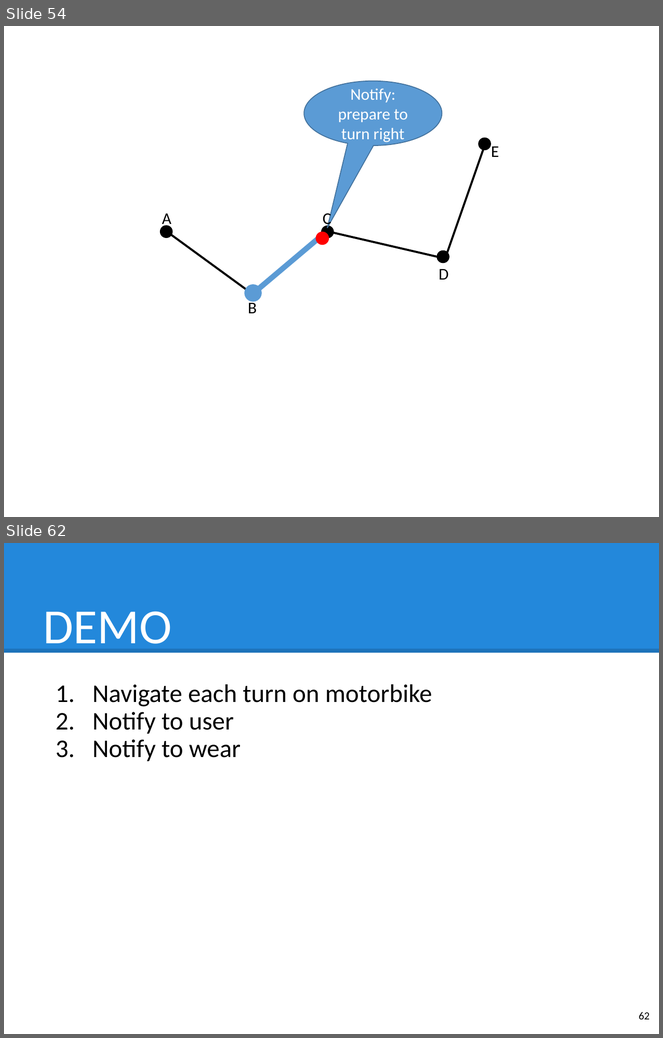
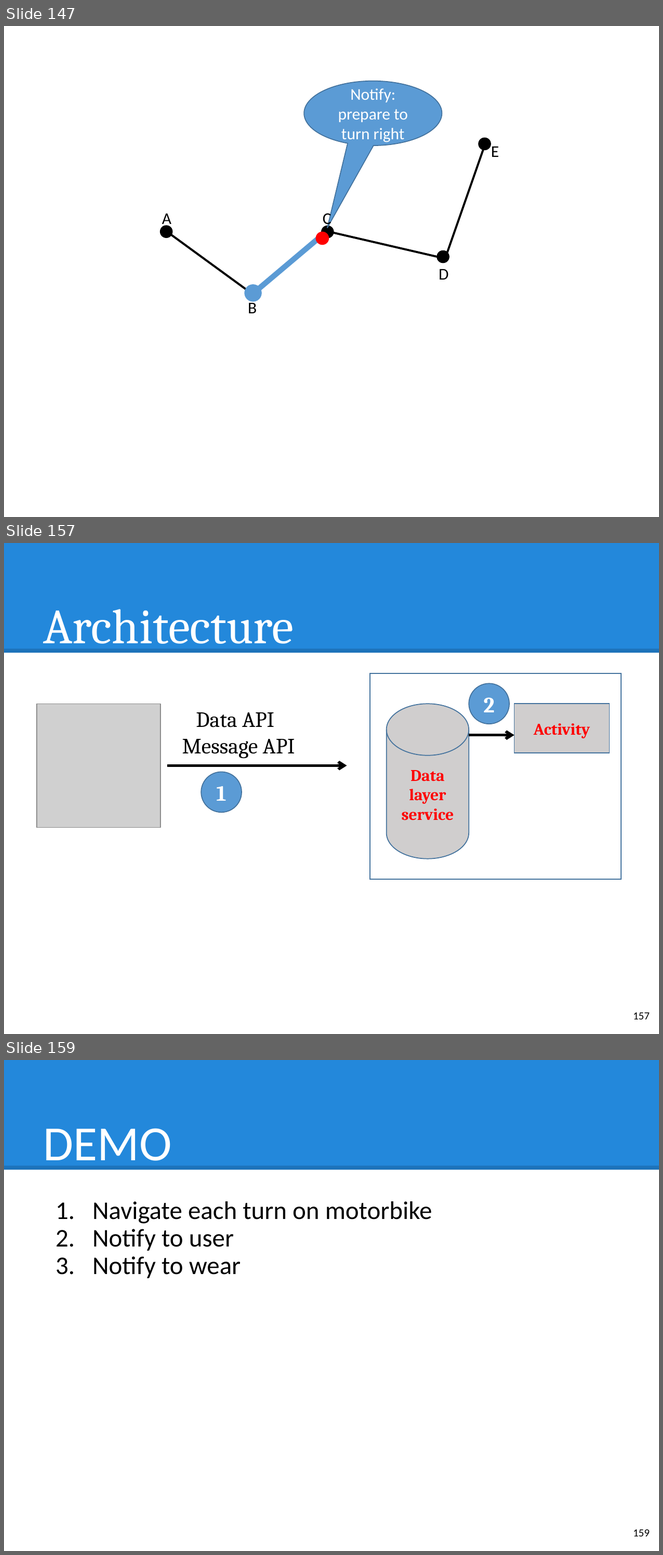
Before and after one commit to hqt/street-router, a slide deck: Document/presentation/full presentation.pptx. Shown one above the other, each under a label of ours: slides 54 and 62 before the commit, slides 147, 157 and 159 after it; the slides between them are not shown. The pictures are 663x1038 and 663x1555 pixels, drawn with LibreOffice and Linux fonts; fonts in the diff are those of the drawing; grey boxes stand for pictures. Boxes give left, top, right and bottom in pixels: in the first picture for what was removed or moved away, otherwise in the second. Text is boxed around its words. In the diff, an @@ line names an element or a change of style, - is before the commit and + after.

```diff
--- a/Document/presentation/full presentation.pptx
+++ b/Document/presentation/full presentation.pptx
@@ slide 157 added at bbox=[4, 543, 659, 1034], background #FFFFFF; not listed: 2 template elements that a slide beside it also shows @@
@@ text added at bbox=[43, 609, 294, 654], 54 pt, text #FFFFFF @@
+Architecture
@@ rectangle added at bbox=[370, 674, 621, 879], outline #43739E 1 pt @@
@@ ellipse added at bbox=[469, 684, 510, 724], fill #5B9BD5, outline #43739E 1 pt, 24 pt, text #FFFFFF, bold @@
+2
@@ picture added at bbox=[37, 704, 161, 827] @@
@@ text added at bbox=[196, 713, 274, 728], 24 pt, text #000000 @@
+Data API
@@ cylinder added at bbox=[387, 704, 469, 859], fill #D0CECE, outline #43739E 1 pt, 18 pt, text #FF0000, bold @@
+Data layer service
@@ rectangle added at bbox=[515, 704, 609, 753], fill #D0CECE, outline #43739E 1 pt, 18 pt, text #FF0000, bold @@
+Activity
@@ text added at bbox=[182, 739, 295, 759], 24 pt, text #000000 @@
+Message API
@@ arrow added from (469, 735) to (515, 735), #000000 3 pt @@
@@ arrow added from (167, 766) to (347, 766), #000000 3 pt @@
@@ ellipse added at bbox=[201, 772, 242, 813], fill #5B9BD5, outline #43739E 1 pt, 24 pt, text #FFFFFF, bold @@
+1
@@ page number added at bbox=[633, 1013, 650, 1020], 12 pt, text #000000 @@
+157
@@ what was slide 54 is now slide 147 @@
@@ what was slide 62 is now slide 159 @@
@@ page number at bbox=[633, 1530, 650, 1537]: text changed @@
-62
+159
```
Also in this commit, not shown: 1 slide changed, 65 other slides added, 44 slides removed, 21 other files.
